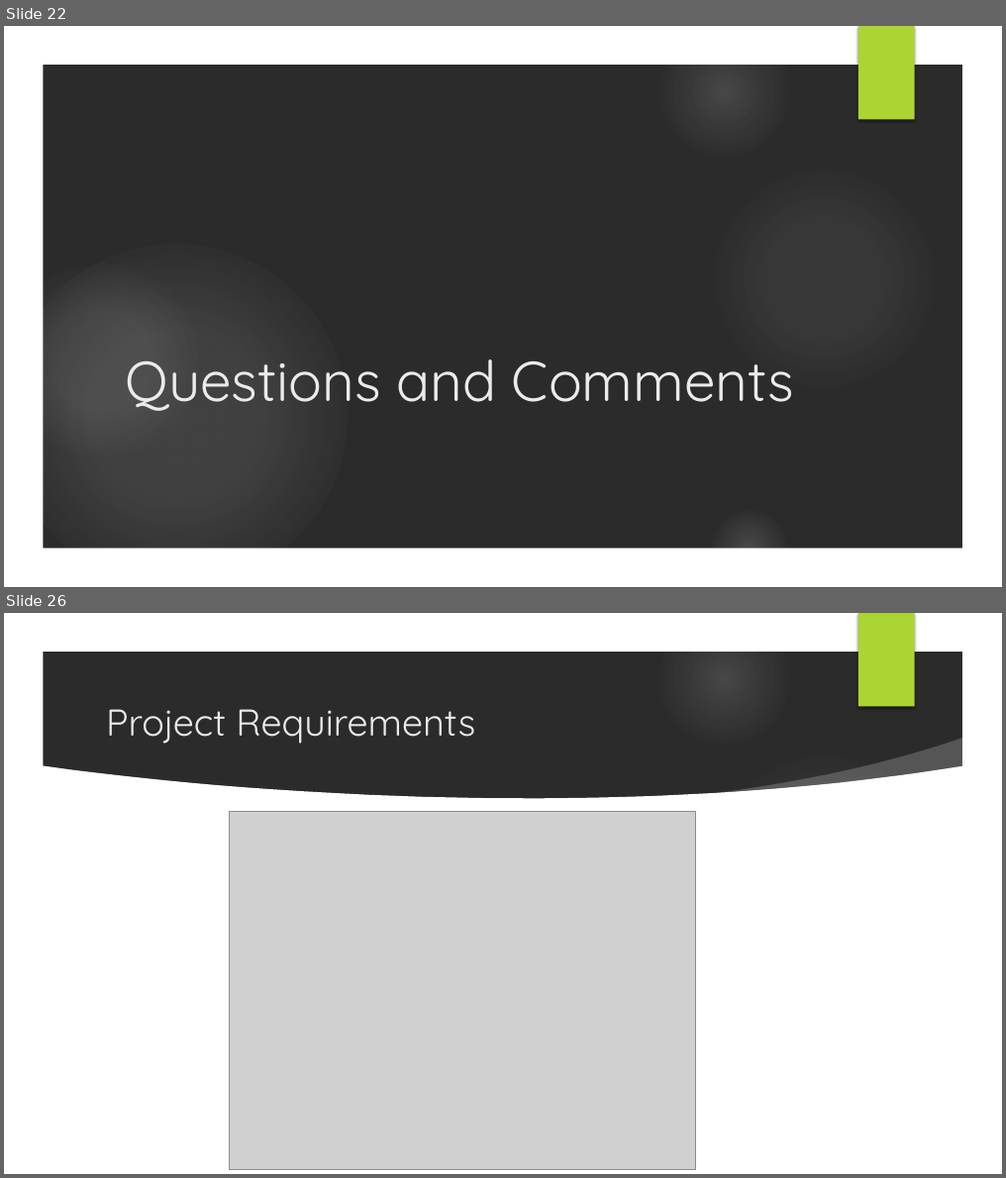
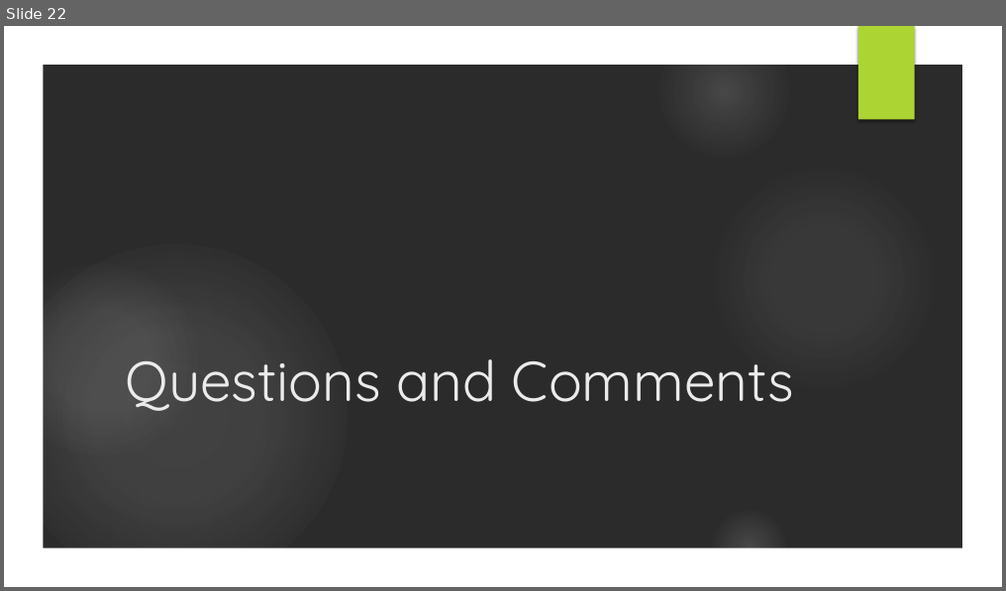
Before and after one commit to ttmarshall12/KSUMSE, a slide deck: Phase 2/Phase 2 Presentation.pptx. Shown one above the other, each under a label of ours: slides 22 and 26 before the commit, slide 22 after it; the slides between them are not shown. The pictures are 1006x1178 and 1006x591 pixels, drawn with LibreOffice and Linux fonts; fonts in the diff are those of the drawing; grey boxes stand for pictures; background and template pictures are left out; a plain dark background stands for a picture behind light text. Boxes give left, top, right and bottom in pixels: in the first picture for what was removed or moved away, otherwise in the second. Text is boxed around its words. In the diff, an @@ line names an element or a change of style, - is before the commit and + after.

```diff
--- a/Phase 2/Phase 2 Presentation.pptx
+++ b/Phase 2/Phase 2 Presentation.pptx
@@ slide 26 removed at (4,613,1002,1174), background picture (left out); not listed: 7 template elements that a slide beside it also shows @@
@@ title removed at (106,709,475,744) @@
-Project Requirements
@@ freeform shape removed at (698,738,971,819) @@
@@ freeform shape removed at (42,765,964,1137) @@
@@ picture removed at (230,811,695,1170) @@
```
Also in this commit, not shown: 1 slide added, 12 other slides removed, 2 other files.
